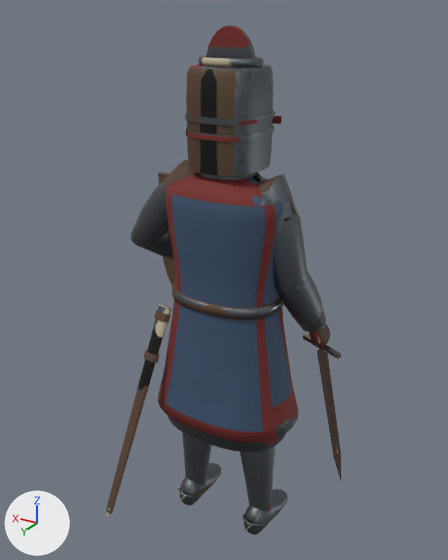
The Blender file Assets/Models/ArtBible/Enemies/High/HouseholdKnight/HouseholdKnight.blend as it was, and as the next commit left it.
One viewpoint serves both versions: a camera (50 mm lens) standing at (-1.07, 1.82, 1.99) and looking at (0.04, -0.03, 1.06). Lighting does not change. The marker at lower left points along +X, +Y and +Z. The first picture is the older version.

Objects in the first picture: 'HouseholdKnight'.
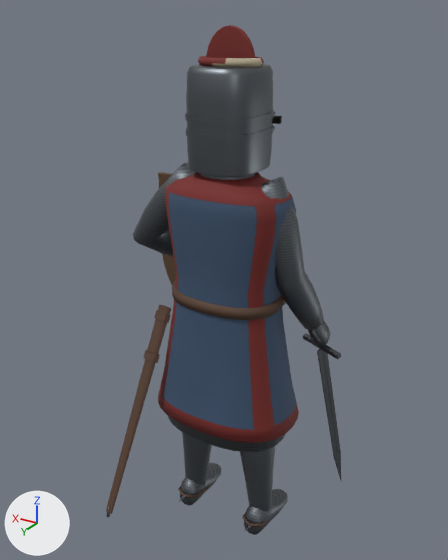
The change, as a diff of the scene's bpy script:
```diff
--- a/Assets/Models/ArtBible/Enemies/High/HouseholdKnight/HouseholdKnight.blend.py
+++ b/Assets/Models/ArtBible/Enemies/High/HouseholdKnight/HouseholdKnight.blend.py
@@ me_householdknight @@
 me_householdknight.from_pydata(...)  # 3155 vertices, 3074 faces; spans x -0.4..0.54, y -0.38..0.45, z 0.0..1.95
 # used by ob_householdknight; location = (0.0, 0.0, 0.0)
+# me_householdknight part 1
+# 1 vertex is removed from x -0.3, y -0.2, z 0.95
+# 10 faces are deleted
+# 25 vertices in x -0.26..0.38, y -0.22..-0.04, z 1.0..1.43 move by (0.0, 0.01, 0.0)
+# 21 vertices in x -0.31..0.31, y -0.12..0.08, z 0.9..1.46 move by (0.0, -0.01, 0.0)
+# 21 vertices in x -0.33..0.31, y -0.2..0.06, z 0.92..1.34 move by (0.01, 0.0, 0.0)
+# 14 vertices in x -0.26..0.43, y -0.18..0.06, z 0.89..1.39 move by (-0.01, 0.0, 0.0)
+# 11 vertices in x -0.19..0.35, y -0.18..0.04, z 1.04..1.36 move by (0.0, 0.0, 0.01)
+# 10 vertices in x -0.29..0.38, y -0.16..0.07, z 0.89..1.39 move by (0.0, -0.01, 0.01)
+# 90 vertices move from x -0.32..0.43, y -0.23..0.07, z 0.89..1.5 to x -0.31..0.42, y -0.23..0.06, z 0.9..1.5
+# 1 vertex is added at (-0.29, -0.2, 0.94)
+# 10 new faces join them
+# me_householdknight part 2: 2744 kept faces spanning x -0.4..0.54, y -0.38..0.45, z 0.0..1.95 get new texture (UV) coordinates
 me_householdknight.materials.append(mat_householdknight)
```

Boxes (x1, y1, x2, y2) around the edits, measured in the pictures (448 x 560 px; the box of a moved part takes in the faces that stretch with it):
part 1 of me_householdknight, moved or reshaped
    before: (131, 160, 326, 332)
    after: (133, 163, 324, 330)
part 2 of me_householdknight, surface changed
    both: (106, 29, 341, 532)
